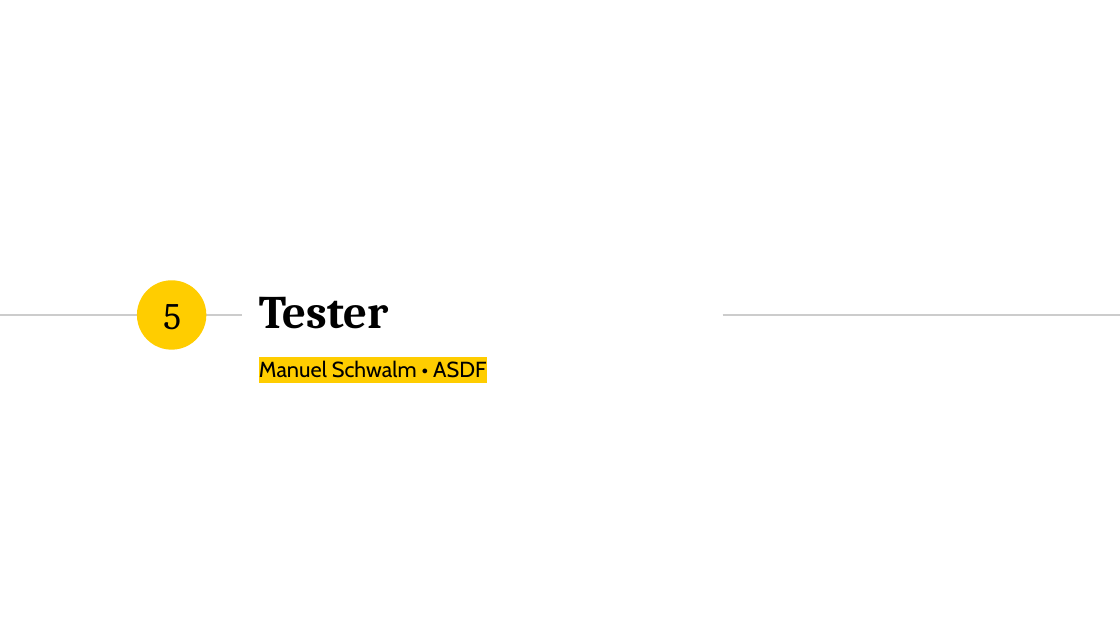
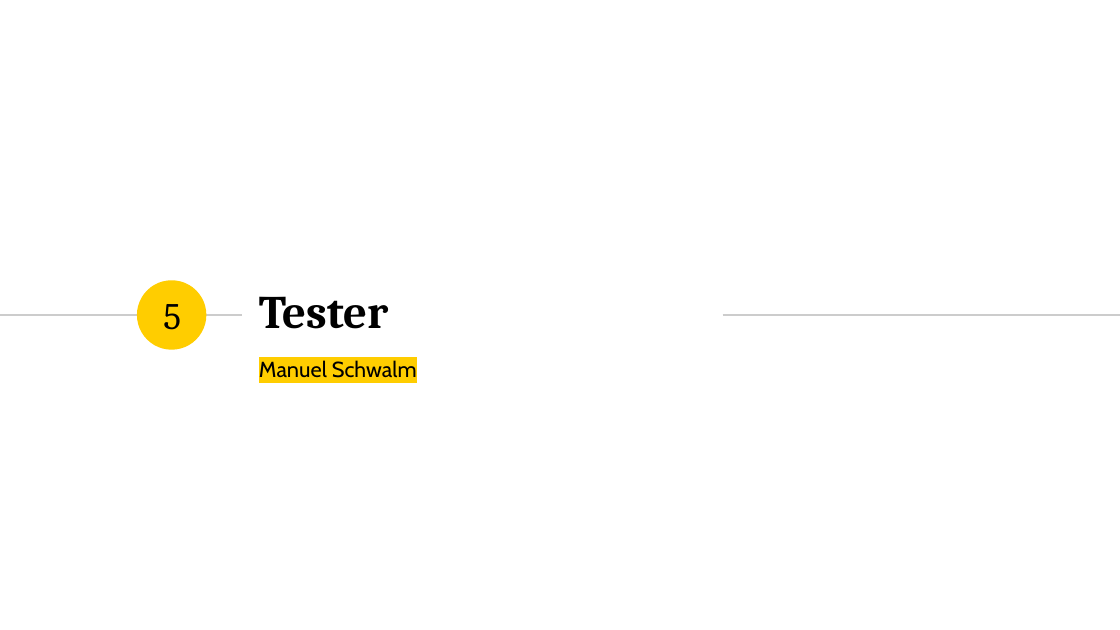
Before and after one commit to marcelherd/OOT-Projekt, a slide deck: slide 47 of Presentation/Presentation.pptx. Drawn at 1120x630 pixels with LibreOffice and Linux fonts; fonts in the diff are those of the drawing. Boxes give left, top, right and bottom in pixels: in the first picture for what was removed or moved away, otherwise in the second. Text is boxed around its words. In the diff, an @@ line names an element or a change of style, - is before the commit and + after.

```diff
--- a/Presentation/Presentation.pptx
+++ b/Presentation/Presentation.pptx
@@ subtitle at <box>259,360,417,378</box>: text changed @@
-Manuel Schwalm • ASDF
+Manuel Schwalm
```
Also in this commit, not shown: 1 other slide changed.
